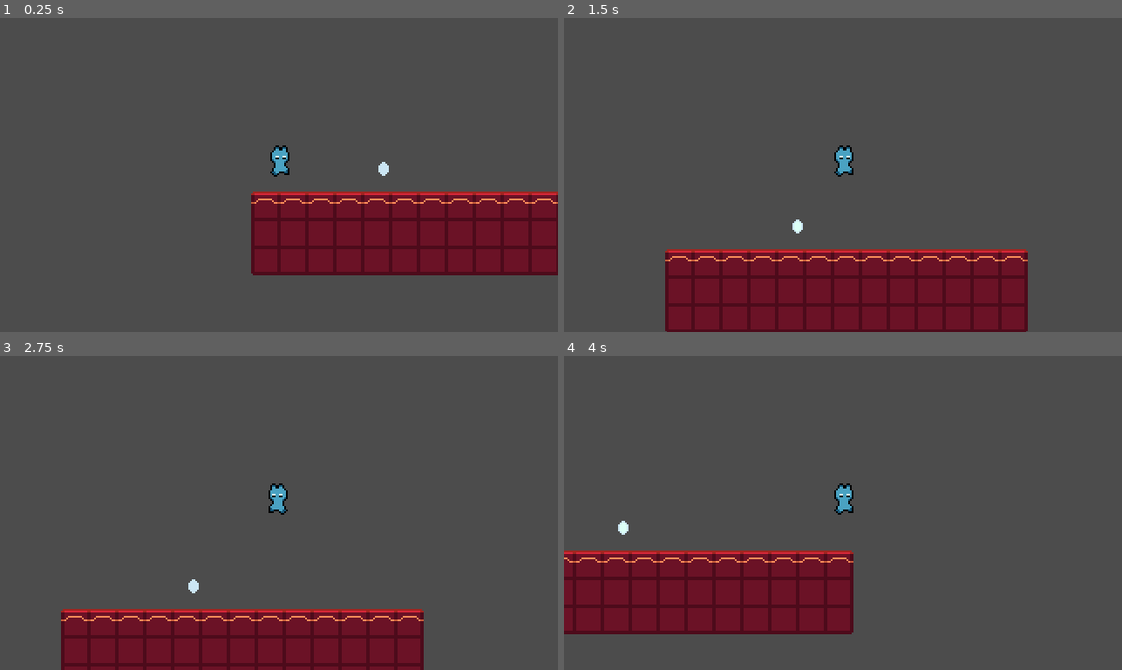
Above: before the commit, frames 1-4 (two rows, left to right).
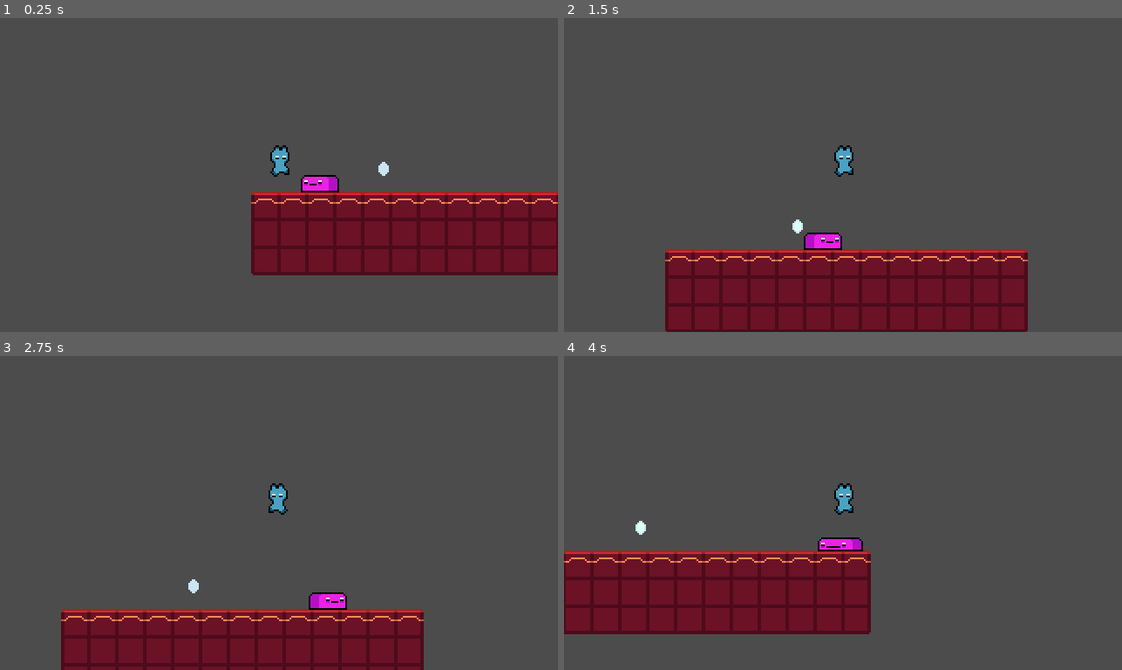
Above: after the commit, the same moments.

Repository: NCSSM-Game-Design-Club-2021-2022/platformer-example
Game: Godot game, scene res://Game.tscn
The game is run twice, just before and just after one commit, with the same random seed, the same clock (stepped at 60 frames per second) and the same inputs.
Inputs:
- Up to frame 1 (0.25 s): no input
- Up to frame 2 (1.5 s): hold Right (ui_right) from 0.53 s (still down); tap Up (ui_up) at 0.77 s
- Up to frame 3 (2.75 s): tap Up (ui_up) at 1.52 s; release Right (ui_right) at 2.03 s; hold Left (ui_left) from 2.03 s (still down)
- Up to frame 4 (4 s): release Left (ui_left) at 2.78 s; hold Right (ui_right) from 2.78 s (still down); tap Up (ui_up) at 3.02, 3.77 s

The runs differ from the first frame. In frame 1, 0.4% of the frame differs, in the area x 53-61%, y 50-56%; in frame 2, 0.4%; in frame 3, 0.4%; in frame 4, 4.7%, in the area x 0-55%, y 52-89%.

Commit message:
Added basic enemy and coin (no score or damage)

Diff:
--- a/Game Dev Club Ex 1/Coin.gd
+++ b/Game Dev Club Ex 1/Coin.gd
@@ -1,4 +1,6 @@
 extends Area2D
 
+# we'll do this later
+
 func _on_Coin_body_entered(body):
-	pass # Replace with function body.
+	queue_free()
--- /dev/null
+++ b/Game Dev Club Ex 1/Enemy.gd
@@ -0,0 +1,25 @@
+extends KinematicBody2D
+
+export var ACCELERATION = 50
+export var FRICTION = 0.25
+export var GRAVITY = 2000
+
+onready var sprite = $AnimatedSprite
+onready var floorHit = $FloorHit
+onready var wallHit = $WallHit
+
+var motion = Vector2.ZERO
+var direction = -1
+
+func _physics_process(delta):
+	motion.y += GRAVITY * delta
+	motion.x = ACCELERATION * direction
+	if direction == -1:
+		sprite.flip_h = false
+	else:
+		sprite.flip_h = true
+	motion = move_and_slide(motion, Vector2.UP)
+	if wallHit.is_colliding() or floorHit.is_colliding() == false:
+		direction = direction * -1
+		floorHit.position.x *= -1
+		wallHit.cast_to.x *= -1
--- a/Game Dev Club Ex 1/Game.tscn
+++ b/Game Dev Club Ex 1/Game.tscn
@@ -1,10 +1,12 @@
-[gd_scene load_steps=33 format=2]
+[gd_scene load_steps=40 format=2]
 
 [ext_resource path="res://Assets/TileMap.png" type="Texture" id=1]
 [ext_resource path="res://Assets/Player.png" type="Texture" id=2]
 [ext_resource path="res://Player.gd" type="Script" id=3]
 [ext_resource path="res://Assets/Coin.png" type="Texture" id=4]
 [ext_resource path="res://Coin.gd" type="Script" id=5]
+[ext_resource path="res://Assets/Enemy.png" type="Texture" id=6]
+[ext_resource path="res://Enemy.gd" type="Script" id=7]
 
 [sub_resource type="ConvexPolygonShape2D" id=1]
 points = PoolVector2Array( 0, 0, 16, 0, 16, 16, 0, 16 )
@@ -174,11 +176,33 @@
 } ]
 0/z_index = 0
 
-[sub_resource type="RectangleShape2D" id=18]
+[sub_resource type="AtlasTexture" id=18]
+atlas = ExtResource( 6 )
+region = Rect2( 0, 0, 32, 26 )
+
+[sub_resource type="AtlasTexture" id=19]
+atlas = ExtResource( 6 )
+region = Rect2( 32, 0, 32, 26 )
+
+[sub_resource type="AtlasTexture" id=20]
+atlas = ExtResource( 6 )
+region = Rect2( 64, 0, 32, 26 )
+
+[sub_resource type="SpriteFrames" id=21]
+animations = [ {
+"frames": [ SubResource( 18 ), SubResource( 19 ), SubResource( 20 ) ],
+"loop": true,
+"name": "default",
+"speed": 7.0
+} ]
+
+[sub_resource type="RectangleShape2D" id=22]
+extents = Vector2( 10, 4.08113 )
+
+[sub_resource type="RectangleShape2D" id=23]
 extents = Vector2( 5, 7 )
 
-[sub_resource type="Animation" id=19]
-resource_name = "Idle"
+[sub_resource type="Animation" id=24]
 length = 0.1
 loop = true
 tracks/0/type = "value"
@@ -194,8 +218,7 @@
 "values": [ 0 ]
 }
 
-[sub_resource type="Animation" id=20]
-resource_name = "Jump"
+[sub_resource type="Animation" id=25]
 length = 0.1
 loop = true
 tracks/0/type = "value"
@@ -211,8 +234,7 @@
 "values": [ 6 ]
 }
 
-[sub_resource type="Animation" id=21]
-resource_name = "Run"
+[sub_resource type="Animation" id=26]
 length = 0.6
 loop = true
 tracks/0/type = "value"
@@ -263,6 +285,28 @@
 format = 1
 tile_data = PoolIntArray( 131071, 0, 0, 65536, 0, 1, 65537, 0, 1, 65538, 0, 1, 65539, 0, 1, 65540, 0, 1, 65541, 0, 1, 6 …(558 unchanged characters)…
 
+[node name="Enemy" type="KinematicBody2D" parent="."]
+position = Vector2( 36.106, 5.20305 )
+script = ExtResource( 7 )
+
+[node name="AnimatedSprite" type="AnimatedSprite" parent="Enemy"]
+position = Vector2( 0, -1.20879 )
+frames = SubResource( 21 )
+frame = 2
+playing = true
+
+[node name="CollisionShape2D" type="CollisionShape2D" parent="Enemy"]
+shape = SubResource( 22 )
+
+[node name="FloorHit" type="RayCast2D" parent="Enemy"]
+position = Vector2( -12.1051, 3.99426 )
+enabled = true
+cast_to = Vector2( 0, 10 )
+
+[node name="WallHit" type="RayCast2D" parent="Enemy"]
+enabled = true
+cast_to = Vector2( -15, 0 )
+
 [node name="Player" type="KinematicBody2D" parent="."]
 script = ExtResource( 3 )
 
@@ -274,26 +318,26 @@
 
 [node name="CollisionShape2D" type="CollisionShape2D" parent="Player"]
 position = Vector2( 0, -7 )
-shape = SubResource( 18 )
+shape = SubResource( 23 )
 
 [node name="Camera2D" type="Camera2D" parent="Player"]
 current = true
 
 [node name="AnimationPlayer" type="AnimationPlayer" parent="Player"]
-anims/Idle = SubResource( 19 )
-anims/Jump = SubResource( 20 )
-anims/Run = SubResource( 21 )
+anims/Idle = SubResource( 24 )
+anims/Jump = SubResource( 25 )
+anims/Run = SubResource( 26 )
 
 [node name="Coin" type="Area2D" parent="."]
 position = Vector2( 60, 3 )
 script = ExtResource( 5 )
 
 [node name="AnimatedSprite" type="AnimatedSprite" parent="Coin"]
-frames = SubResource( 26 )
+frames = SubResource( 31 )
 frame = 1
 playing = true
 
 [node name="CollisionShape2D" type="CollisionShape2D" parent="Coin"]
-shape = SubResource( 27 )
+shape = SubResource( 32 )
 
 [connection signal="body_entered" from="Coin" to="Coin" method="_on_Coin_body_entered"]
Not shown: 1 places in Game Dev Club Ex 1/Game.tscn that only renumber resources
